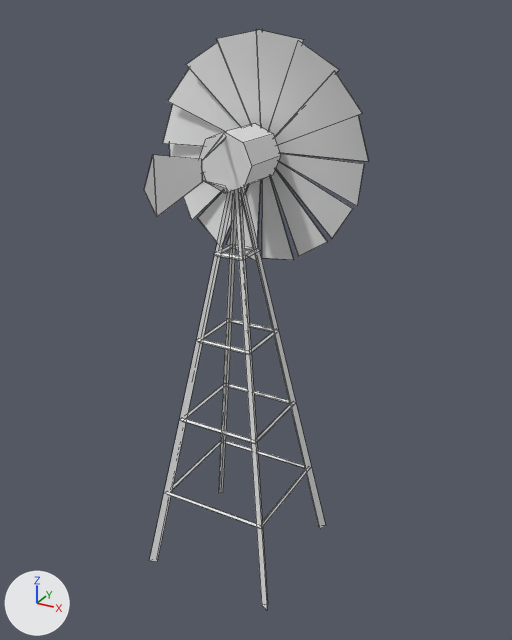
The OBJ model Assets/Models/Settlement/windmill.obj: old version first, new version second.
Camera for both pictures: a 50 mm camera at (1.49, -2.55, 2.57) aimed at (0.12, -0.04, 1.32). Every picture has the same lights, and +X, +Y and +Z are marked at lower left. The first picture is the older version. Mesh edges are drawn as thin lines. Where no turn or scale is listed for an object, it has been applied to the vertices. Vertices at exactly the same position are counted once.

Objects in the first picture: 'windmill'.
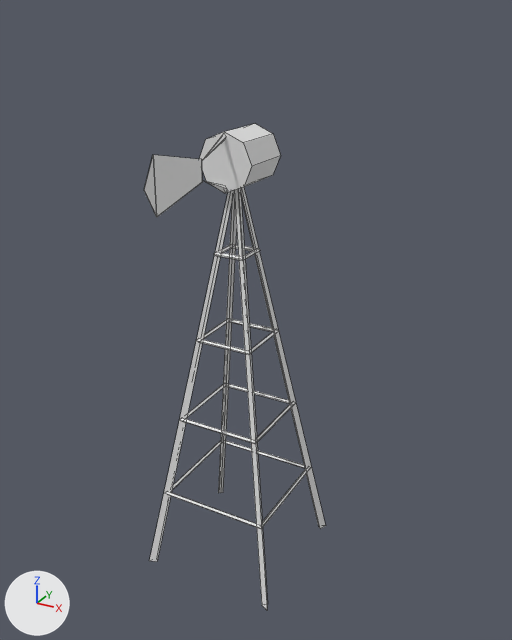
Location of each change, [x1, y1, x2, y2] in pixels of the pictures (512 x 640 px):
'windmill', reshaped (19% narrower, 16% shorter)
    before: [144, 29, 368, 610]
    after: [144, 124, 326, 610]
part 1 of me_windmill, deleted
    before: [223, 29, 368, 260]
part 2 of me_windmill, deleted
    before: [163, 29, 368, 261]

Diff of the bpy script that builds the scene:
```diff
--- a/Assets/Models/Settlement/windmill.obj.py
+++ b/Assets/Models/Settlement/windmill.obj.py
@@ me_windmill @@
 # used by ob_windmill; location = (0.0, 0.0, 0.0)
-me_windmill.from_pydata(...)  # 204 vertices, 143 faces; spans x -0.49..0.49, y -0.62..0.34, z 0.0..2.49
+me_windmill.from_pydata(...)  # 122 vertices, 102 faces; spans x -0.34..0.34, y -0.62..0.34, z 0.0..2.12
+# me_windmill part 1: the loose piece of 33 vertices spanning x -0.49..0.49, y 0.17..0.23, z 1.51..2.49 is deleted
+# me_windmill part 2: the loose piece of 33 vertices spanning x -0.49..0.49, y 0.17..0.22, z 1.51..2.49 is deleted
+# other edits to the shape of me_windmill do not show in these pictures
```
